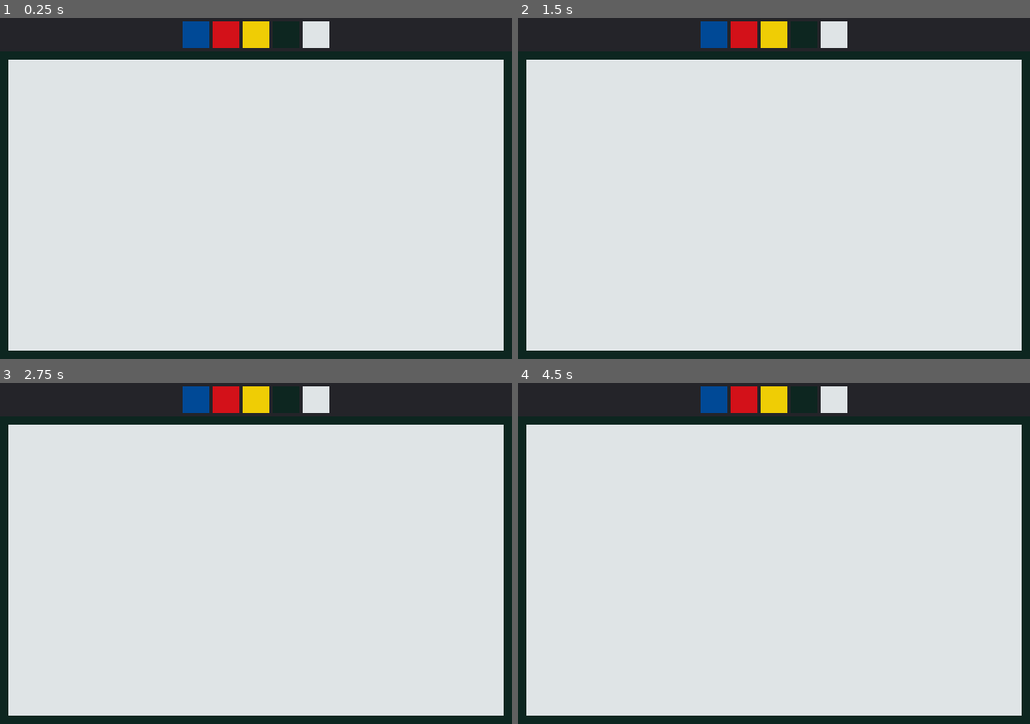
Above: before the commit, frames 1-4 (two rows, left to right).
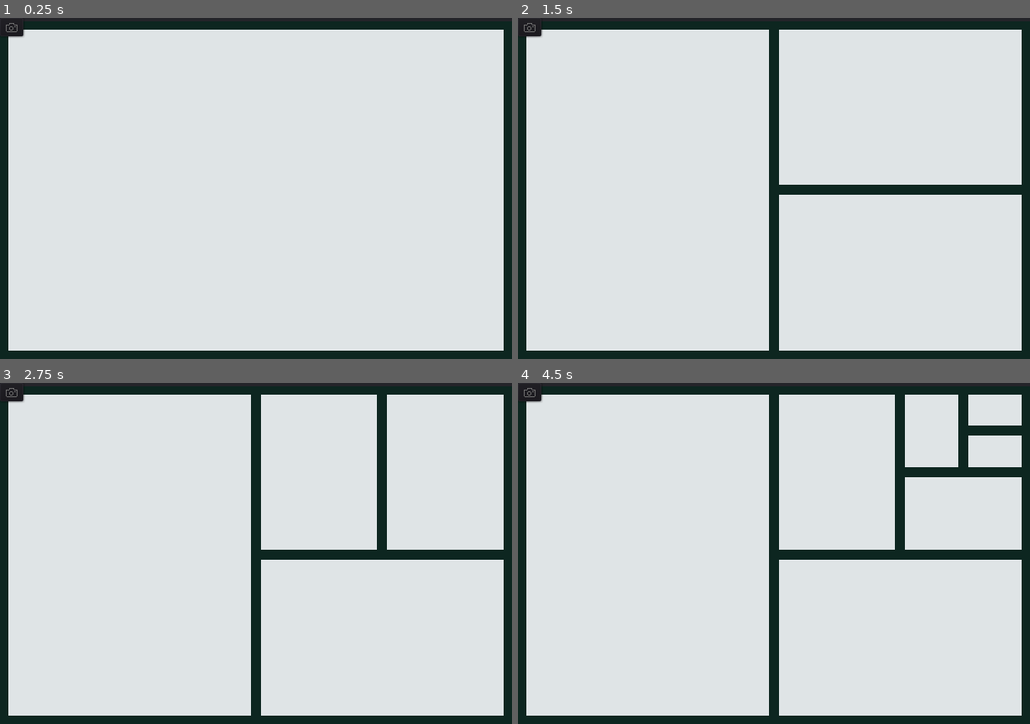
Above: after the commit, the same moments.

Repository: boukew99/mondriaan_maker
Game: Godot game, scene res://mondriaan.tscn
The game is run twice, just before and just after one commit, with the same random seed, the same clock (stepped at 60 frames per second) and the same inputs.
Inputs (mouse positions are in pixels of both pictures, inside the frame that each line leads up to):
- Up to frame 1 (0.25 s): no input
- Up to frame 2 (1.5 s): click (774, 188) at 0.52 s; click (902, 188) at 1.27 s
- Up to frame 3 (2.75 s): click (384, 471) at 2.02 s
- Up to frame 4 (4.5 s): click (963, 471) at 2.77 s; click (963, 430) at 3.52 s; click (994, 430) at 4.27 s

The runs differ from the first frame. In frame 1, 8.7% of the frame differs, in the area x 0-99%, y 0-13%; in frame 2, 12%; in frame 3, 12%; in frame 4, 13%, in the area x 0-99%, y 0-98%.

Commit message:
clean up and up dates

Diff:
--- a/color_drop_rect.gd
+++ /dev/null
@@ -1,100 +0,0 @@
-extends ColorRect
-
-const blue = Color("014a97")
-const red = Color("d4121a")
-const yellow = Color("f0ce06")
-const black = Color(0.054902, 0.152941, 0.129412)
-const white = Color("e0e5e7")
-
-const split_value = 1.116481401 # (1 / 1.613 + 1.613) / 2
-
-var depth = 0
-
-func can_drop_data(_position, data):
-	return data is Color or data is Array
-
-func drop_data(position, data):
-	if data is Color:
-		if data != color:
-			color = data
-
-			var parent = get_parent()
-			if parent is SplitContainer:
-				var other_child = parent.get_child( 0 if get_index() else 1)
-
-				if other_child is ColorRect and other_child.color == black and color == black:
-					var grandfather = get_parent().get_parent()
-					parent.remove_child(self)
-					grandfather.add_child(self)
-					grandfather.move_child(self, parent.get_index())
-					parent.queue_free()
-
-		else:
-			var split = HSplitContainer.new() if rect_size.aspect() > split_value else VSplitContainer.new()
-#			if rect_size.aspect() > split_value:
-#				split = HSplitContainer.new()
-#				split.split_offset = position.x - rect_size.x / 2
-#
-#			else:
-#				split = VSplitContainer.new()
-#				split.split_offset = position.y - rect_size.y / 2
-
-			get_tree().call_group("rect", "add_count")
-			split.size_flags_horizontal = Control.SIZE_EXPAND_FILL
-			split.size_flags_vertical = Control.SIZE_EXPAND_FILL
-
-			var child = duplicate()
-			child.depth = depth + 1
-			split.add_child(child)
-
-			var child2 = duplicate()
-			child2.depth = depth + 1
-
-#			print(depth)
-#			if depth == 3:
-#				var colors = [white, white, yellow, blue]
-#				colors.shuffle()
-#				child2.color = colors.pop_front()
-#			elif depth == 4:
-#				var colors = [white, white, black, red, blue]
-#				colors.shuffle()
-#				child2.color = colors.pop_front()
-#			elif depth == 5:
-#				var colors = [white, white, black, red]
-#				colors.shuffle()
-#				child2.color = colors.pop_front()
-
-
-			split.add_child(child2)
-
-
-			get_parent().add_child(split)
-			get_parent().move_child(split, get_index())
-			queue_free()
-
-
-
-
-#	elif data is Array:
-#		var split = data[0].instance() if rect_size.aspect() > split_value  else data[1].instance()
-#		print(split.name)
-#		split.get_child(0).color = color
-#		get_parent().add_child(split)
-#		get_parent().move_child(split, get_index())
-#		queue_free()
-
-
-func get_drag_data(_position):
-	var preview = ColorRect.new()
-	preview.color = color
-	preview.rect_size = Vector2(32, 32)
-	preview.rect_position += Vector2(4,4)
-
-	var border = ColorRect.new()
-	border.color = color.inverted()
-	border.rect_size = preview.rect_size + Vector2(8, 8)
-
-	border.add_child(preview)
-
-	set_drag_preview(border)
-	return color
--- a/h_split.tscn
+++ /dev/null
@@ -1,24 +0,0 @@
-[gd_scene load_steps=2 format=2]
-
-[ext_resource path="res://color_drop_rect.gd" type="Script" id=2]
-
-[node name="HSplit" type="HSplitContainer"]
-anchor_right = 1.0
-anchor_bottom = 1.0
-size_flags_horizontal = 3
-size_flags_vertical = 3
-
-[node name="ColorRect" type="ColorRect" parent="."]
-margin_right = 301.0
-margin_bottom = 409.0
-size_flags_horizontal = 3
-color = Color( 0, 0, 0, 1 )
-script = ExtResource( 2 )
-
-[node name="ColorRect2" type="ColorRect" parent="."]
-margin_left = 313.0
-margin_right = 614.0
-margin_bottom = 409.0
-size_flags_horizontal = 3
-color = Color( 0.878431, 0.898039, 0.905882, 1 )
-script = ExtResource( 2 )
--- a/mondriaan.gd
+++ b/mondriaan.gd
@@ -1,14 +1,14 @@
 extends Control
+
+onready var capture = $Capture
 
 func _ready():
 	if OS.get_name() == "HTML5":
-		$VBoxContainer/HBoxContainer/Capture.hide() # Saving does not work on HTML5?
-
-#	$About.popup_centered()
+		capture.hide() # Saving does not work on HTML5?
 
 func _on_Capture_pressed():
-	$ScreenCapture.capture_rect = $VBoxContainer/PanelContainer.get_global_rect()
-	$ScreenCapture.popup_centered()
-#
-#func get_drag_data(position):
-#	return [preload("res://h_split.tscn"), preload("res://v_split.tscn")]
+	capture.hide()
+	$ScreenCapture.capture()
+
+func _on_ScreenCapture_captured():
+	capture.show()
--- a/mondriaan.tscn
+++ b/mondriaan.tscn
@@ -1,15 +1,9 @@
 [gd_scene load_steps=8 format=2]
 
-[ext_resource path="res://color_drop_rect.gd" type="Script" id=1]
+[ext_resource path="res://split_button.tscn" type="PackedScene" id=2]
 [ext_resource path="res://mondriaan.gd" type="Script" id=3]
 [ext_resource path="res://screen_capture/screen_capture.tscn" type="PackedScene" id=4]
-[ext_resource path="res://icon.png" type="Texture" id=5]
-
-[sub_resource type="InputEventKey" id=1]
-scancode = 67
-
-[sub_resource type="ShortCut" id=2]
-shortcut = SubResource( 1 )
+[ext_resource path="res://screen_capture/screen_capture.png" type="Texture" id=6]
 
 [sub_resource type="StyleBoxFlat" id=3]
 bg_color = Color( 0.054902, 0.152941, 0.129412, 1 )
@@ -19,152 +13,48 @@
 border_width_bottom = 10
 border_color = Color( 0.054902, 0.152941, 0.129412, 1 )
 
+[sub_resource type="InputEventKey" id=1]
+scancode = 67
+
+[sub_resource type="ShortCut" id=2]
+shortcut = SubResource( 1 )
+
 [node name="Mondriaan" type="Panel"]
 anchor_right = 1.0
 anchor_bottom = 1.0
 rect_pivot_offset = Vector2( -120, 180 )
 script = ExtResource( 3 )
 
-[node name="VBoxContainer" type="VBoxContainer" parent="."]
-anchor_right = 1.0
-anchor_bottom = 1.0
+[node name="PanelContainer" type="PanelContainer" parent="."]
 margin_top = 4.0
-
-[node name="HBoxContainer" type="HBoxContainer" parent="VBoxContainer"]
 margin_right = 614.0
-margin_bottom = 32.0
-
-[node name="Capture" type="Button" parent="VBoxContainer/HBoxContainer"]
-visible = false
-margin_left = 24.0
-margin_right = 85.0
-margin_bottom = 32.0
-shortcut = SubResource( 2 )
-text = "Capture"
-flat = true
-
-[node name="HBoxContainer" type="HBoxContainer" parent="VBoxContainer/HBoxContainer"]
-margin_right = 614.0
-margin_bottom = 32.0
-size_flags_horizontal = 3
-alignment = 1
-
-[node name="ColorDragButton3" type="ColorRect" parent="VBoxContainer/HBoxContainer/HBoxContainer"]
-margin_left = 219.0
-margin_right = 251.0
-margin_bottom = 32.0
-rect_min_size = Vector2( 32, 32 )
-color = Color( 0.00392157, 0.290196, 0.592157, 1 )
-script = ExtResource( 1 )
-
-[node name="ColorDragButton4" type="ColorRect" parent="VBoxContainer/HBoxContainer/HBoxContainer"]
-margin_left = 255.0
-margin_right = 287.0
-margin_bottom = 32.0
-rect_min_size = Vector2( 32, 32 )
-color = Color( 0.831373, 0.0705882, 0.101961, 1 )
-script = ExtResource( 1 )
-
-[node name="ColorDragButton" type="ColorRect" parent="VBoxContainer/HBoxContainer/HBoxContainer"]
-margin_left = 291.0
-margin_right = 323.0
-margin_bottom = 32.0
-rect_min_size = Vector2( 32, 32 )
-color = Color( 0.941176, 0.807843, 0.0235294, 1 )
-script = ExtResource( 1 )
-
-[node name="ColorDragButton5" type="ColorRect" parent="VBoxContainer/HBoxContainer/HBoxContainer"]
-margin_left = 327.0
-margin_right = 359.0
-margin_bottom = 32.0
-rect_min_size = Vector2( 32, 32 )
-color = Color( 0.054902, 0.152941, 0.129412, 1 )
-script = ExtResource( 1 )
-
-[node name="ColorDragButton2" type="ColorRect" parent="VBoxContainer/HBoxContainer/HBoxContainer"]
-margin_left = 363.0
-margin_right = 395.0
-margin_bottom = 32.0
-rect_min_size = Vector2( 32, 32 )
-color = Color( 0.878431, 0.898039, 0.905882, 1 )
-script = ExtResource( 1 )
-
-[node name="MenuButton" type="MenuButton" parent="VBoxContainer/HBoxContainer/HBoxContainer"]
-visible = false
-margin_left = 385.0
-margin_right = 409.0
-margin_bottom = 32.0
-text = "..."
-items = [ "capture", null, 0, false, false, 0, 0, null, "", false ]
-
-[node name="PanelContainer2" type="PanelContainer" parent="VBoxContainer"]
-visible = false
-margin_left = 300.0
-margin_top = 36.0
-margin_right = 314.0
-margin_bottom = 50.0
-size_flags_horizontal = 4
-
-[node name="PanelContainer" type="PanelContainer" parent="VBoxContainer"]
-margin_top = 36.0
-margin_right = 614.0
-margin_bottom = 405.0
+margin_bottom = 409.0
 size_flags_vertical = 3
 custom_styles/panel = SubResource( 3 )
 
-[node name="ColorDropRect3" type="ColorRect" parent="VBoxContainer/PanelContainer" groups=["rect"]]
+[node name="SplitButton" parent="PanelContainer" instance=ExtResource( 2 )]
+anchor_right = 0.0
+anchor_bottom = 0.0
 margin_left = 10.0
 margin_top = 10.0
 margin_right = 604.0
-margin_bottom = 359.0
-size_flags_horizontal = 3
-size_flags_vertical = 3
-color = Color( 0.878431, 0.898039, 0.905882, 1 )
-script = ExtResource( 1 )
-__meta__ = {
-"_edit_use_anchors_": false
-}
+margin_bottom = 395.0
 
-[node name="VBoxContainer" type="VBoxContainer" parent="VBoxContainer"]
-visible = false
-margin_left = 614.0
-margin_right = 614.0
-margin_bottom = 409.0
+[node name="Capture" type="Button" parent="."]
+modulate = Color( 0.501961, 0.501961, 0.501961, 1 )
+margin_right = 28.0
+margin_bottom = 22.0
+size_flags_horizontal = 0
+size_flags_vertical = 0
+shortcut = SubResource( 2 )
+icon = ExtResource( 6 )
 
 [node name="ScreenCapture" parent="." instance=ExtResource( 4 )]
+visible = false
 margin_left = 7.0
 margin_top = 7.0
 margin_right = 507.0
 margin_bottom = 307.0
 
-[node name="About" type="AcceptDialog" parent="."]
-margin_left = 7.0
-margin_top = 7.0
-margin_right = 307.0
-margin_bottom = 204.0
-
-[node name="HBoxContainer2" type="HBoxContainer" parent="About"]
-margin_left = 8.0
-margin_top = 8.0
-margin_right = 292.0
-margin_bottom = 161.0
-
-[node name="TextureRect" type="TextureRect" parent="About/HBoxContainer2"]
-margin_right = 64.0
-margin_bottom = 351.0
-texture = ExtResource( 5 )
-
-[node name="RichTextLabel" type="RichTextLabel" parent="About/HBoxContainer2"]
-margin_left = 68.0
-margin_right = 584.0
-margin_bottom = 351.0
-size_flags_horizontal = 3
-bbcode_enabled = true
-bbcode_text = "[color=red]Mondriaan Maker[/color]
-[shake]-----------------------------------------------[/shake]
-Make art in the abstract style of [url=https://nl.wikipedia.org/wiki/Piet_Mondriaan]Piet Mondriaan[/url], which is very accesible for childeren and non-artists alike. "
-text = "Mondriaan Maker
------------------------------------------------
-Make art in the abstract style of Piet Mondriaan, which is very accesible for childeren and non-artists alike. "
-
-[connection signal="pressed" from="VBoxContainer/HBoxContainer/Capture" to="." method="_on_Capture_pressed"]
+[connection signal="pressed" from="Capture" to="." method="_on_Capture_pressed"]
+[connection signal="captured" from="ScreenCapture" to="." method="_on_ScreenCapture_captured"]
--- a/project.godot
+++ b/project.godot
@@ -13,7 +13,6 @@
 config/name="Mondriaan Maker"
 run/main_scene="res://mondriaan.tscn"
 run/low_processor_mode=true
-config/icon="res://icon.png"
 config/windows_native_icon="res://windows_icon.ico"
 
 [display]
--- a/screen_capture/screen_capture.tscn
+++ b/screen_capture/screen_capture.tscn
@@ -4,22 +4,31 @@
 [ext_resource path="res://screen_capture/camera_snap.wav" type="AudioStream" id=2]
 
 [node name="ScreenCapture" type="ConfirmationDialog"]
-margin_right = 597.0
-margin_bottom = 434.0
+visible = true
+margin_right = 446.0
+margin_bottom = 314.0
+window_title = "Please Confirm this capture."
+resizable = true
 script = ExtResource( 1 )
 
 [node name="Preview" type="TextureRect" parent="."]
 anchor_right = 1.0
 anchor_bottom = 1.0
+margin_left = 8.0
+margin_top = 8.0
+margin_right = -8.0
+margin_bottom = -36.0
+expand = true
+stretch_mode = 6
 
 [node name="Captured" type="AudioStreamPlayer" parent="."]
 stream = ExtResource( 2 )
 
 [node name="FileDialog" type="FileDialog" parent="."]
-margin_left = 7.0
-margin_top = 7.0
-margin_right = 507.0
-margin_bottom = 307.0
+margin_left = 8.0
+margin_top = 8.0
+margin_right = 438.0
+margin_bottom = 278.0
 access = 2
 filters = PoolStringArray( "*.png" )
 __meta__ = {
--- a/split_button.gd
+++ b/split_button.gd
@@ -1,24 +1,25 @@
 extends Button
 
+const blue = Color("014a97")
+const red = Color("d4121a")
+const yellow = Color("f0ce06")
+const black = Color("0e2721")
+const white = Color("e0e5e7")
+const palette = [blue, red, yellow, black, white]
 
-var depth = 0
 var rng = RandomNumberGenerator.new()
 const split_value = 1.116481401 # (1 / 1.613 + 1.613) / 2
-const palette = [Color("014a97"), Color("d4121a"), Color("f0ce06"), Color("0e2721"), Color("e0e5e7")]
 
 func _on_SplitButton_pressed():
 	var split = HSplitContainer.new() if rect_size.aspect() > split_value else VSplitContainer.new()
 
-	get_tree().call_group("rect", "add_count")
 	split.size_flags_horizontal = Control.SIZE_EXPAND_FILL
 	split.size_flags_vertical = Control.SIZE_EXPAND_FILL
 
 	var child = duplicate()
-	child.depth = depth + 1
 	split.add_child(child)
 
 	var child2 = duplicate()
-	child2.depth = depth + 1
 	rng.randomize()
 	if rng.randf() > 0.8:
 		var color_index = rng.randi_range(0, palette.size() -1)
@@ -39,7 +40,7 @@
 	preview.rect_position += Vector2(4,4)
 
 	var border = ColorRect.new()
-	border.color = modulate.inverted()
+	border.color = Color("e0e5e7")
 	border.rect_size = preview.rect_size + Vector2(8, 8)
 
 	border.add_child(preview)
@@ -52,3 +53,21 @@
 
 func drop_data(position, data):
 	modulate = data
+
+	# 2 black -> remove split
+	if not data == black:
+		return
+
+	var parent = get_parent()
+	if not parent is SplitContainer:
+		return
+
+	var other_child = parent.get_child( 0 if get_index() else 1)
+	if not other_child.modulate == black:
+		return
+
+	var grandfather = get_parent().get_parent()
+	parent.remove_child(self)
+	grandfather.add_child(self)
+	grandfather.move_child(self, parent.get_index())
+	parent.queue_free()
--- a/v_split.tscn
+++ /dev/null
@@ -1,24 +0,0 @@
-[gd_scene load_steps=2 format=2]
-
-[ext_resource path="res://color_drop_rect.gd" type="Script" id=2]
-
-[node name="VSplit" type="VSplitContainer"]
-anchor_right = 1.0
-anchor_bottom = 1.0
-size_flags_horizontal = 3
-size_flags_vertical = 3
-
-[node name="ColorRect" type="ColorRect" parent="."]
-margin_right = 614.0
-margin_bottom = 198.0
-size_flags_vertical = 3
-color = Color( 0, 0, 0, 1 )
-script = ExtResource( 2 )
-
-[node name="ColorRect2" type="ColorRect" parent="."]
-margin_top = 210.0
-margin_right = 614.0
-margin_bottom = 409.0
-size_flags_vertical = 3
-color = Color( 0.878431, 0.898039, 0.905882, 1 )
-script = ExtResource( 2 )
Binary file added: Screenshot from 2022-08-15 13-14-03.png
Not shown, changed: Screenshot from 2022-08-15 13-14-03.png.import
Binary file changed: icon.png
Not shown, removed: screenshot/.gdignore
Binary file removed: screenshot/Screenshot 2022-03-23 170044.png
Binary file changed: windows_icon.ico
Not shown, changed: .gitattributes
Not shown, changed: README.md
Not shown, removed: export/minimal_interface.png
Not shown, removed: export/new_colors.png
